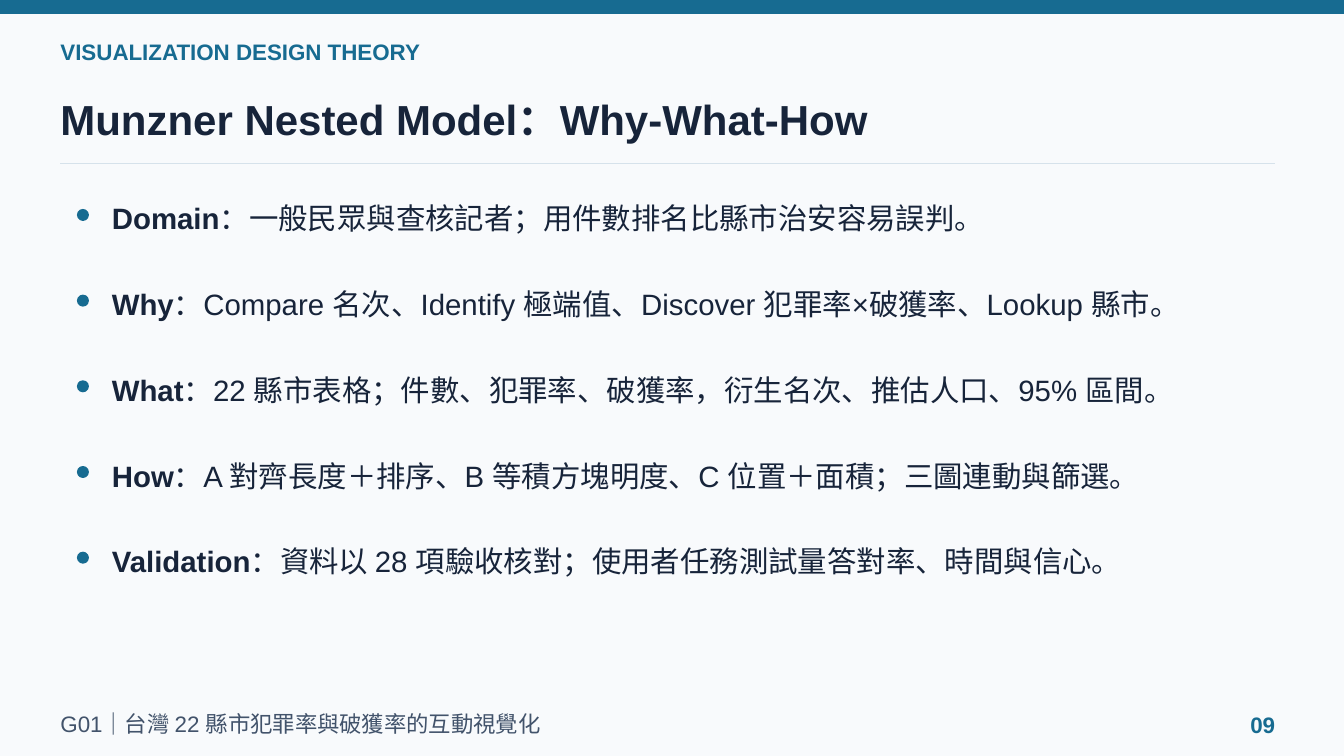
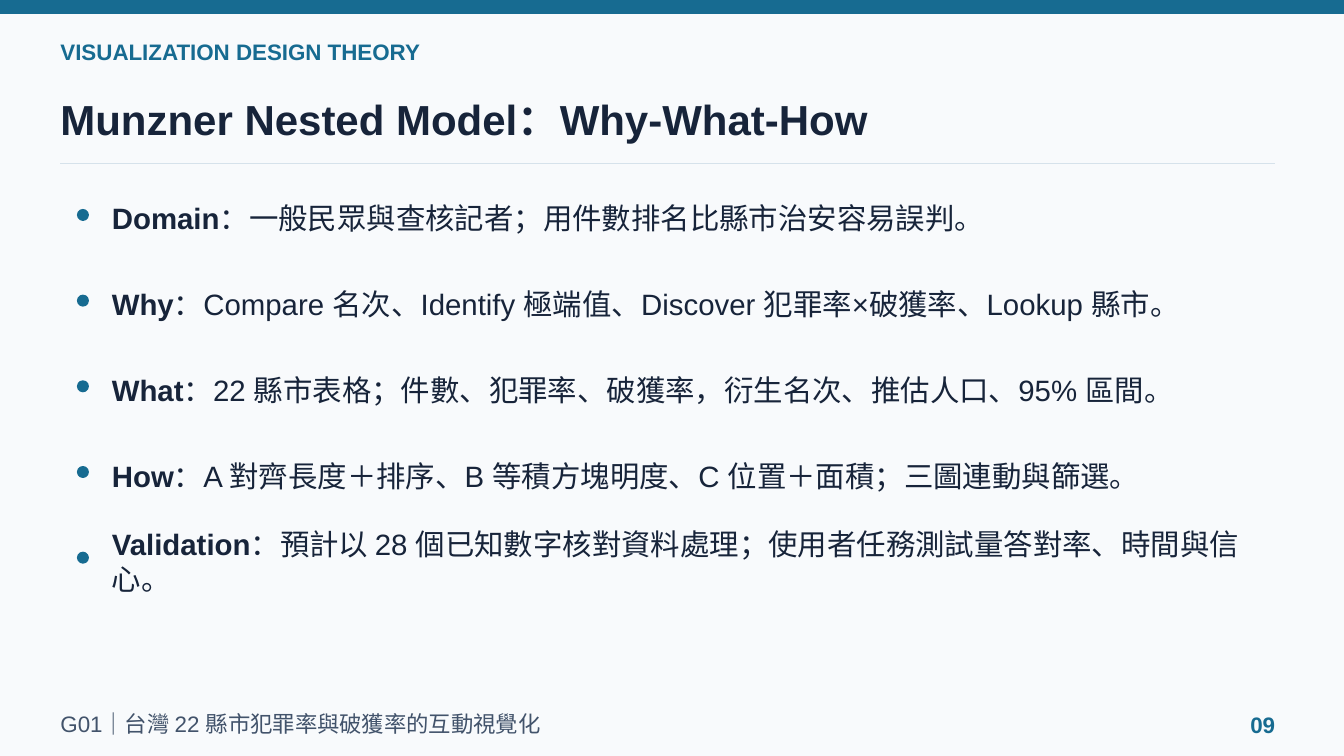
Before and after one commit to powerkaifu/taiwan-crime-rate-vis, a slide deck: slide 9 of docs/VIS_Final_Proposal_G01.pptx. Drawn at 1344x756 pixels with LibreOffice and Linux fonts; fonts in the diff are those of the drawing. Boxes give left, top, right and bottom in pixels: in the first picture for what was removed or moved away, otherwise in the second. Text is boxed around its words. In the diff, an @@ line names an element or a change of style, - is before the commit and + after.

```diff
--- a/docs/VIS_Final_Proposal_G01.pptx
+++ b/docs/VIS_Final_Proposal_G01.pptx
@@ text at <box>112,530,1239,592</box>: text changed @@
-Validation：資料以 28 項驗收核對；使用者任務測試量答對率、時間與信心。
+Validation：預計以 28 個已知數字核對資料處理；使用者任務測試量答對率、時間與信心。
```
